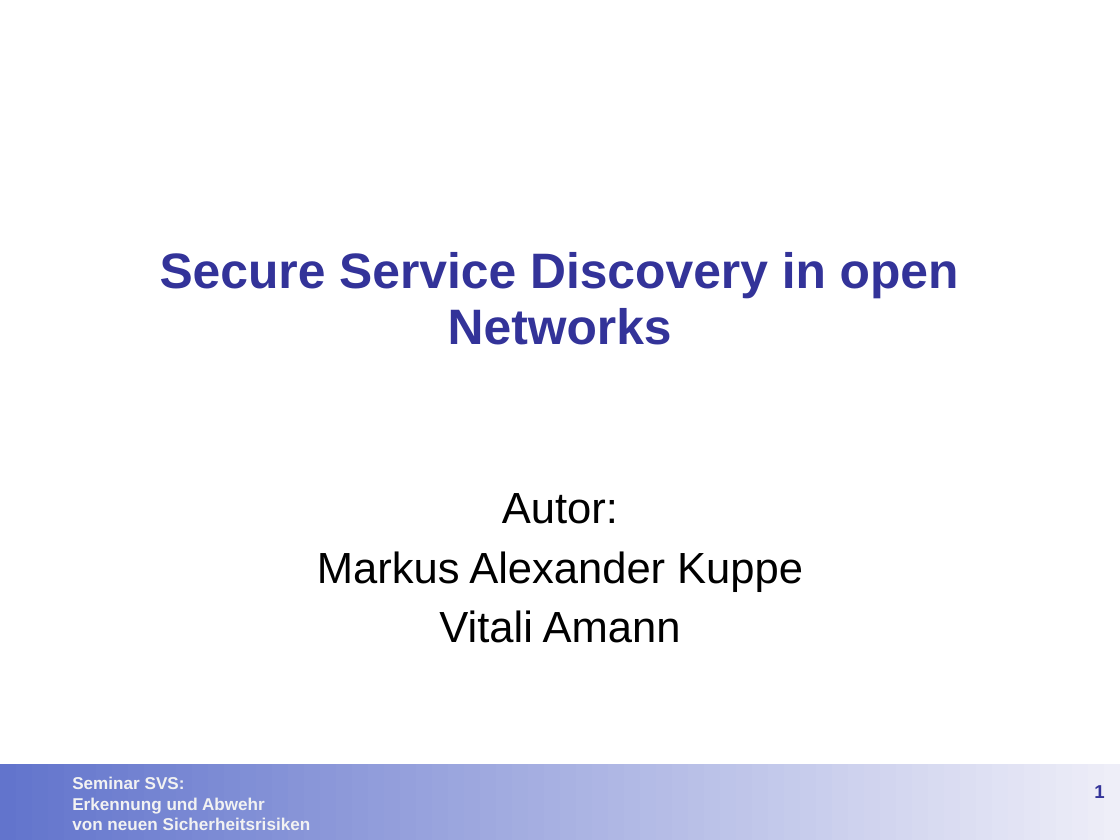
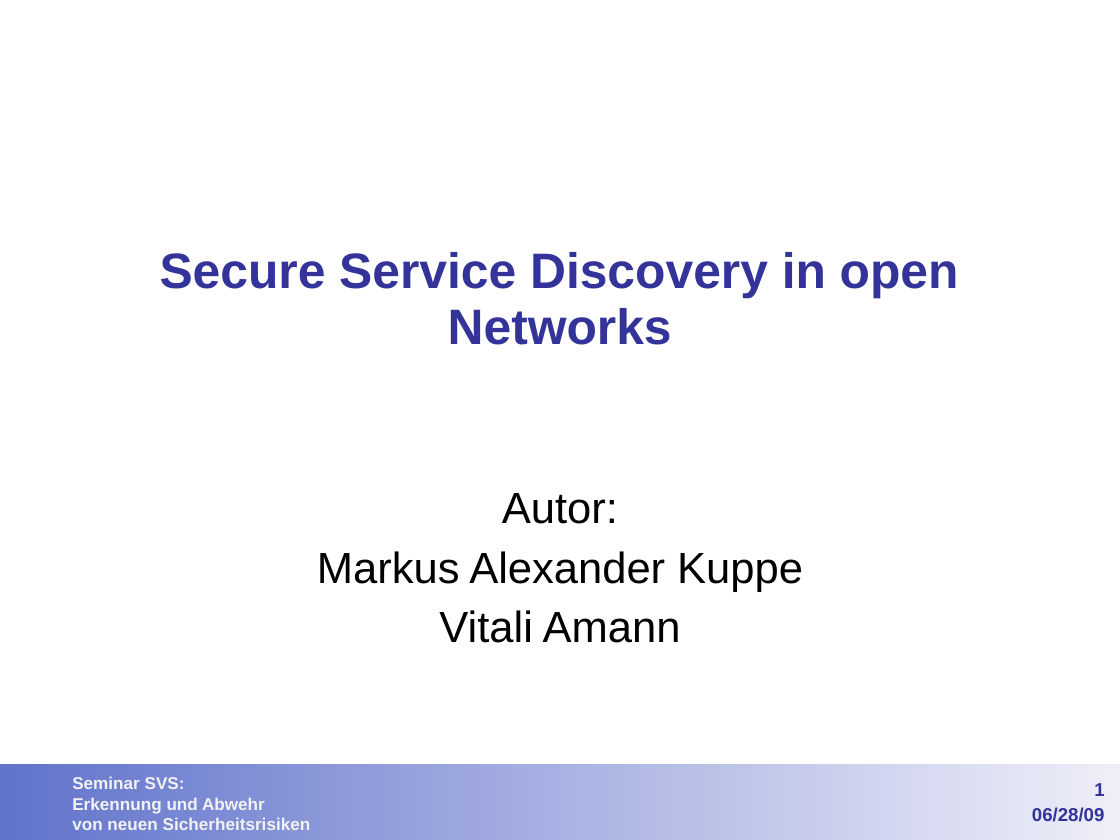
Before and after one commit to lemmy/SecuredSLP, a slide deck: slide 1 of doc/Service Discovery in open networks.ppt. Drawn at 1120x840 pixels with LibreOffice and Linux fonts; fonts in the diff are those of the drawing; background and template pictures are left out. Boxes give left, top, right and bottom in pixels: in the first picture for what was removed or moved away, otherwise in the second. Text is boxed around its words. In the diff, an @@ line names an element or a change of style, - is before the commit and + after.

```diff
--- a/doc/Service Discovery in open networks.ppt
+++ b/doc/Service Discovery in open networks.ppt
@@ text added at box(1032, 807, 1105, 822), 12 pt, text #333399, bold @@
+06/28/09
```
Also in this commit, not shown: 24 other slides changed, 9 slides added, 2 slides removed, 4 other files.
